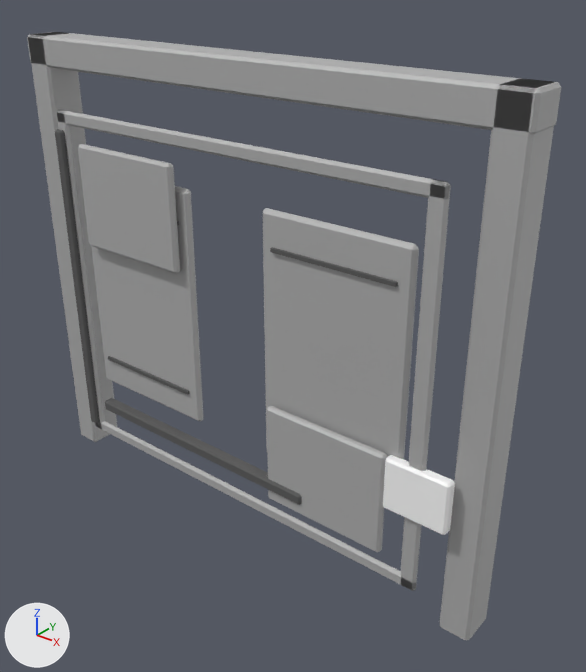
Renders of the glTF model assets/imported/structural/ship_structural_v0/wall_straight_1x1/wall_straight_1x1.glb from each side of a commit.
Rendered twice from a 50 mm camera at (3.54, -3.89, 4.11) aimed at (0.33, 0.11, 1.63). Every picture has the same lights, and +X, +Y and +Z are marked at lower left. The picture after the commit comes second.

Objects in the first picture: 'FocusedNine_wall_straight_1x1_conduit_run_horizontal', 'FocusedNine_wall_straight_1x1_inset_panel_00', 'FocusedNine_wall_straight_1x1_inset_panel_01', 'FocusedNine_wall_straight_1x1_panel_frame_outer_bottom', 'FocusedNine_wall_straight_1x1_panel_frame_outer_right', 'FocusedNine_wall_straight_1x1_panel_frame_outer_top', 'FocusedNine_wall_straight_1x1_panel_inset_lower', 'FocusedNine_wall_straight_1x1_panel_inset_upper', 'FocusedNine_wall_straight_1x1_perimeter_left', 'FocusedNine_wall_straight_1x1_perimeter_right', 'FocusedNine_wall_straight_1x1_perimeter_top', 'FocusedNine_wall_straight_1x1_service_cover' and 4 more.
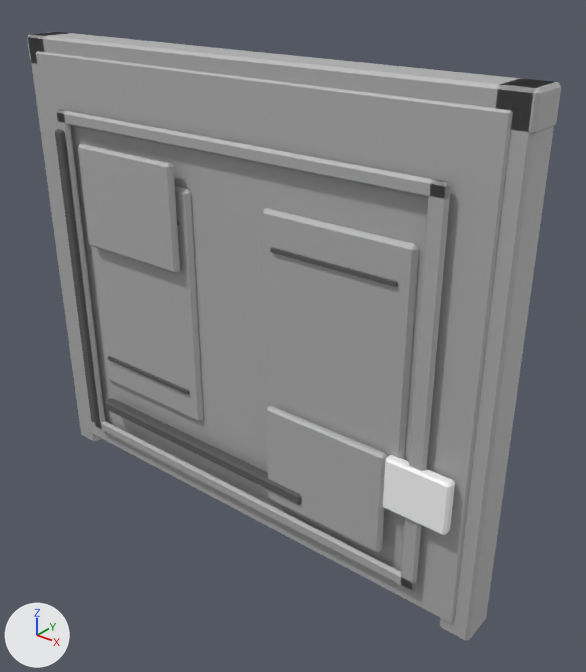
Boxes [x1, y1, x2, y2] around the edits, measured in the pictures (586 x 672 px):
'FocusedNine_wall_straight_1x1_wall_backing_plate', added: after [36, 51, 513, 623]
'FocusedNine_wall_straight_1x1_perimeter_left', unchanged, covered by the edit: before [28, 32, 117, 442]; after [28, 32, 102, 442]

The change, as a list of edits to the scene's bpy script:
```text
Add me_cube_009_1:
    me_cube_009_1.from_pydata(...)  # 24 vertices, 44 faces; spans x -1.88..1.88, y -0.02..0.02, z -1.64..1.64
    me_cube_009_1.materials.append(mat_mat_paintedalloygray)  # grey #bcbcbc
Add ob_focusednine_wall_straight_1x1_wall_backing_plate:
    ob_focusednine_wall_straight_1x1_wall_backing_plate = bpy.data.objects.new('FocusedNine_wall_straight_1x1_wall_backing_plate', me_cube_009_1)
    ob_focusednine_wall_straight_1x1_wall_backing_plate.location = (0.0, -0.14, 1.75)
```
